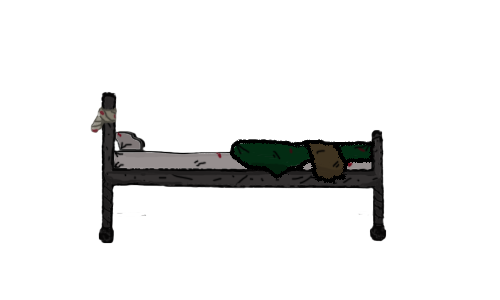
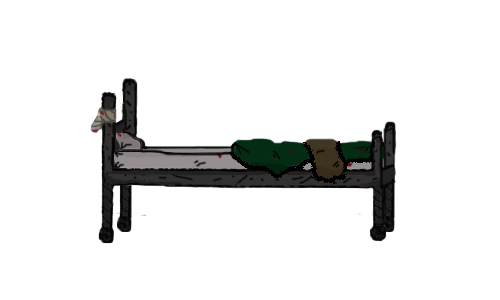
Layered file, before and after one edit (500×300). Changes by layer:
painted on "yatak" over <box>105,78,397,190</box>
added layer "Katman 1 kopya" above "Katman 1" over <box>379,168,396,233</box>
added layer "Katman 1" over <box>116,185,132,233</box>
